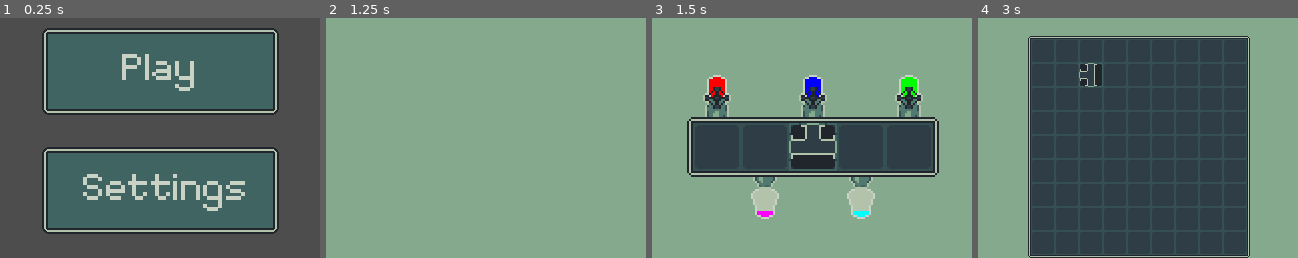
Above: before the commit, frames 1-4 (left to right).
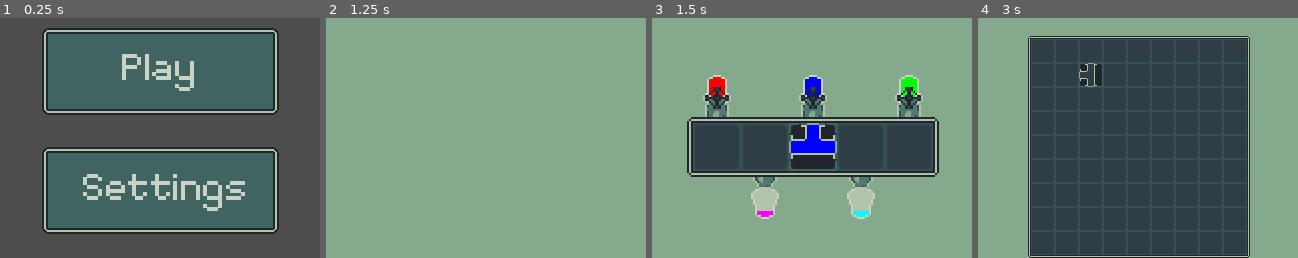
Above: after the commit, the same moments.

Repository: feargrinn/spacejam2024
Game: Godot game, scene res://node_2d.tscn
Same seed, same stepped clock (60 frames per second), same inputs: the game is played once before the commit and once after it.
Inputs (mouse positions are % of the whole screen's width and height, from its top left):
- Up to frame 1 (0.25 s): no input
- Up to frame 2 (1.25 s): click (50, 34) at 0.5 s
- Up to frame 3 (1.5 s): click "1" at 1.25 s
- Up to frame 4 (3 s): click "Iks" at 2 s; click "2" at 2.75 s
The pictures show only the part of the screen within x 25-75%, y 23-73%; the shares and areas given below are measured in that part.

Frames 1-2 are identical in both runs. In frame 3, 0.9% of the frame differs, in the area x 43-58%, y 44-57%; in frame 4, nothing differs.

Commit message:
The paint must flow

Diff:
--- a/Levels/LevelOne.gd
+++ b/Levels/LevelOne.gd
@@ -7,14 +7,14 @@
 	number_of_tiles_y = 3
 
 func level_definition():
-	var tile = t_tile_script.new()
-	set_tile_at(tile, 3, 1, 2)
-	tile = input_script.new(colour_script.new(1, 0, 0))
+	var tile = input_script.new(colour_script.new(1, 0, 0))
 	set_tile_at(tile, 1, 0)
 	tile = input_script.new(colour_script.new(0, 0, 1))
 	set_tile_at(tile, 3, 0)
 	tile = input_script.new(colour_script.new(0, 1, 0))
 	set_tile_at(tile, 5, 0)
+	tile = t_tile_script.new()
+	set_tile_at(tile, 3, 1, 2)
 	tile = output_script.new(colour_script.new(1, 0, 1))
 	set_tile_at(tile, 2, 2)
 	tile = output_script.new(colour_script.new(0, 1, 1))
--- a/Map.gd
+++ b/Map.gd
@@ -89,7 +89,7 @@
 
 func update_at(x: int, y: int):
 	var empty_neighbours = []
-	var full_neighbours = []
+	var full_neighbours: Array[Paint] = []
 	var tile = tiles[x][y]
 	for link in tile.links:
 		var offset = Tile.to_vector(link)
--- a/Tile.gd
+++ b/Tile.gd
@@ -23,8 +23,8 @@
 	if direction == Direction.LEFT:
 		return Direction.UP
 
-static func opposite(direction: int):
-	right(right(direction))
+static func opposite(direction: int) -> int:
+	return right(right(direction))
 
 static func to_vector(direction: int):
 	if direction == Direction.UP:
